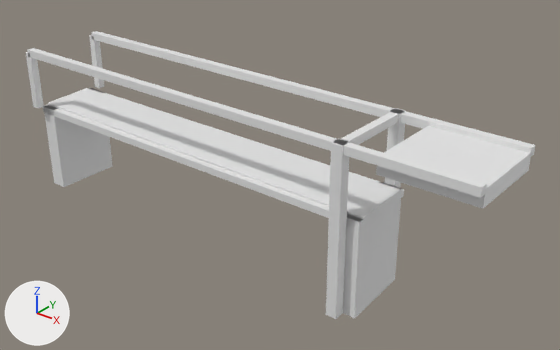
Before and after pictures for a commit that changed the glTF model models/wieringerwerf/wieringerwerf-brug-f1934233/wieringerwerf-brug-f1934233.glb.
Camera for both pictures: a camera (50 mm lens) standing at (57.9, -57.8, 36.0) and looking at (9.6, 2.5, -1.4). Arrows for +X, +Y and +Z are at lower left; the lights stay in place. The older version comes first.

In view in the first picture: 'building:balans', 'building:balans 2', 'building:contragewicht', 'building:hamei', 'building:hamei 2', 'building:hangstang', 'building:hangstang 2', 'building:portaal', 'road:dek', 'road:landhoofd (aangenomen)', 'road:landhoofd (aangenomen) 2', 'road:rijbaan lokale weg'.
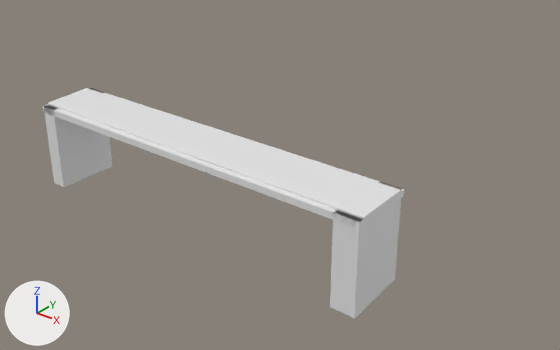
Changed parts and their boxes (x1, y1, x2, y2) in the pictures (560 x 350 px):
'building:contragewicht', deleted
    before: (376, 126, 531, 209)
'building:balans 2', deleted
    before: (27, 48, 487, 198)
'building:balans', deleted
    before: (91, 31, 535, 157)
'building:hamei 2', deleted
    before: (326, 139, 349, 319)
'building:portaal', deleted
    before: (337, 111, 400, 145)
'building:hangstang 2', deleted
    before: (26, 52, 44, 108)
'building:hamei', deleted
    before: (384, 108, 405, 188)
'building:hangstang', deleted
    before: (89, 35, 104, 88)

The edits, one by one:
Object 'building:hamei' (ob_building_hamei) is deleted.
Object 'building:hamei 2' (ob_building_hamei_2) is deleted.
Object 'building:portaal' (ob_building_portaal) is deleted.
Object 'building:balans' (ob_building_balans) is deleted.
Object 'building:hangstang' (ob_building_hangstang) is deleted.
Object 'building:balans 2' (ob_building_balans_2) is deleted.
Object 'building:hangstang 2' (ob_building_hangstang_2) is deleted.
Object 'building:contragewicht' (ob_building_contragewicht) is deleted.
